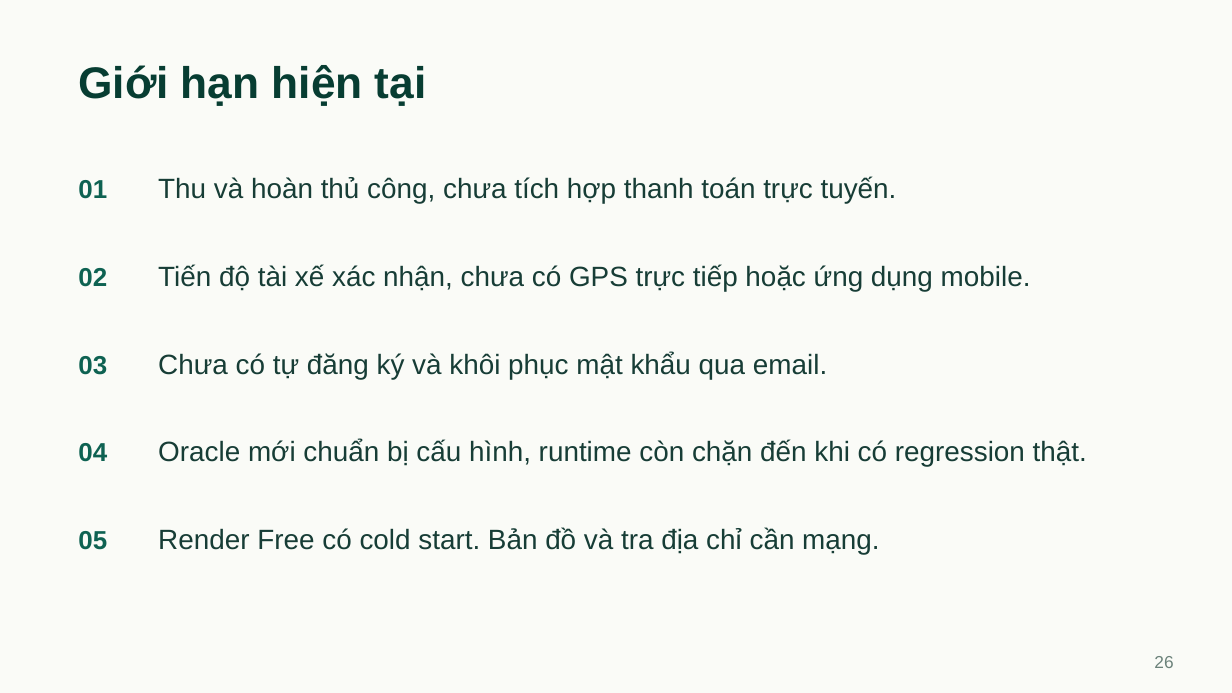
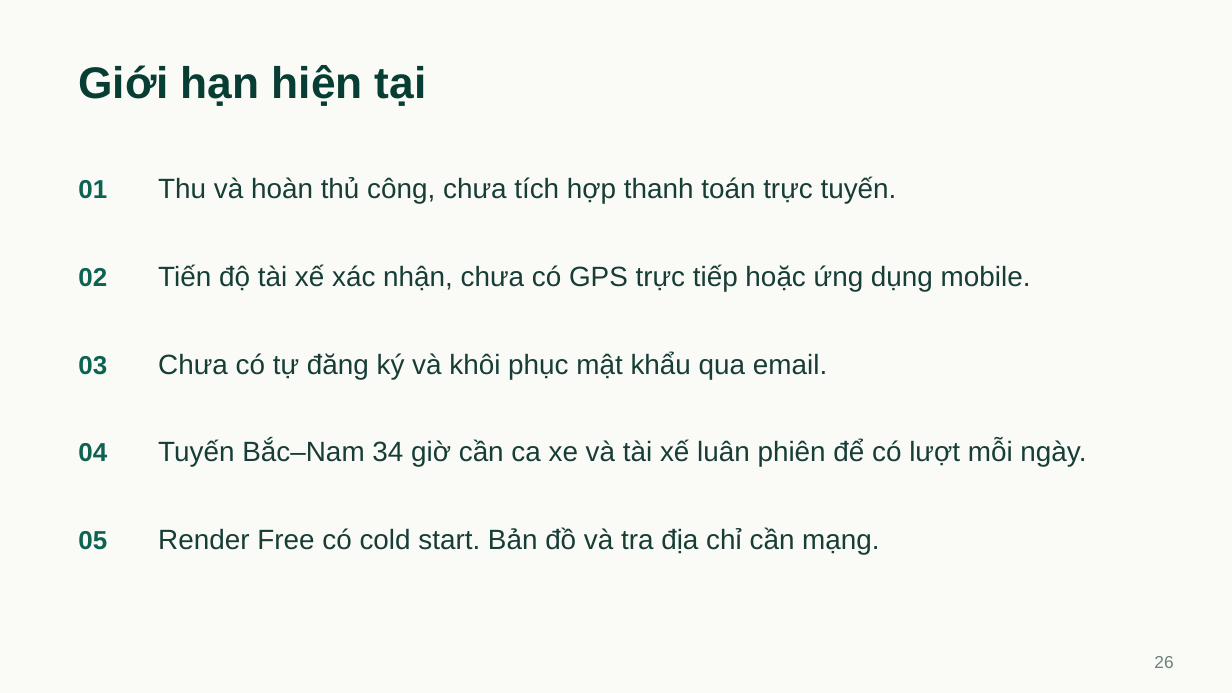
Before and after one commit to hieuv526034/vietroute-web, a slide deck: slide 26 of docs/05-ke-hoach/bao-cao/Thuyet_trinh_VietRoute.pptx. Drawn at 1232x693 pixels with LibreOffice and Linux fonts; fonts in the diff are those of the drawing. Boxes give left, top, right and bottom in pixels: in the first picture for what was removed or moved away, otherwise in the second. Text is boxed around its words. In the diff, an @@ line names an element or a change of style, - is before the commit and + after.

Commit message:
Đồng bộ tài liệu thi, PowerPoint và 40 ca nghiệm thu (docs)
Cập nhật hướng dẫn liên hệ và lịch cố định, bảng chuẩn bị thi và hỏi đáp theo 11 migration cùng kết quả kiểm hiện hành. Bổ sung điều kiện, bước, kết quả mong đợi và biên bản cho 40 kịch bản.

Kiểm tra: format/format:check/rules/docs, 242 liên kết, 40 mã ca duy nhất và gói PPTX 28 slide/13 bảng đạt. Word nháp chờ kiểm bản in theo lựa chọn của chủ dự án, không đưa vào bộ nộp.

```diff
--- a/docs/05-ke-hoach/bao-cao/Thuyet_trinh_VietRoute.pptx
+++ b/docs/05-ke-hoach/bao-cao/Thuyet_trinh_VietRoute.pptx
@@ text at <box>158,439,1086,466</box>: text changed @@
-Oracle mới chuẩn bị cấu hình, runtime còn chặn đến khi có regression thật.
+Tuyến Bắc–Nam 34 giờ cần ca xe và tài xế luân phiên để có lượt mỗi ngày.
```
Also in this commit, not shown: 2 other slides changed, 5 other files.
